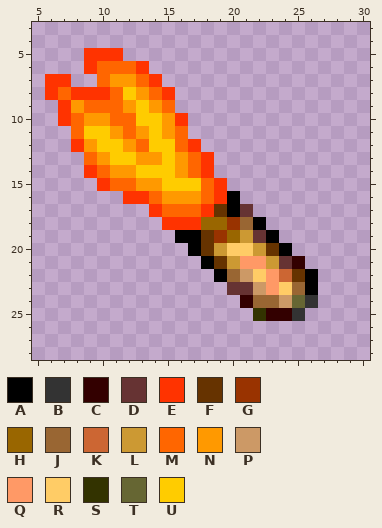
Pixel-art sprite -- img/torch3b.png. Above, as it was before the edit.
The file is 32x32 pixels. Shown: x 5..30, y 3..28. The old version is drawn lined up with the new one.
Palette (. is transparent): A #000000  B #333333  C #330000  D #663333  E #ff3300  F #663300  G #993300  H #996600  J #996633  K #cc6633  L #cc9933  M #ff6600  N #ff9900  P #cc9966  Q #ff9966  R #ffcc66  S #333300  T #666633  U #ffcc00
Pixels before, first column x 6:
 5 ...EEE...............
 6 ...EMMME.............
 7 EE..MNNME............
 8 EMEEEMUNME...........
 9 .ENMMMNUNM...........
10 .EMNNMMUUNE..........
11 ..MUUNMNUNM..........
12 ..ENUUNMUUME.........
13 ...MNUUNNUNME........
14 ...EMNNUUUNME........
15 ....EMMNNUUUME.......
16 ......EEMNNNMEA......
17 ........EMMMEFAD.....
18 .........EEEHHGJA....
19 ..........AAFGHLDA...
20 ...........AFLRRLFA..
21 ............AFLQQLDC.
22 .............AJPRQKFA
23 ..............DDPQRJA
24 ...............CJJPTB
25 ................SCCB.
After:
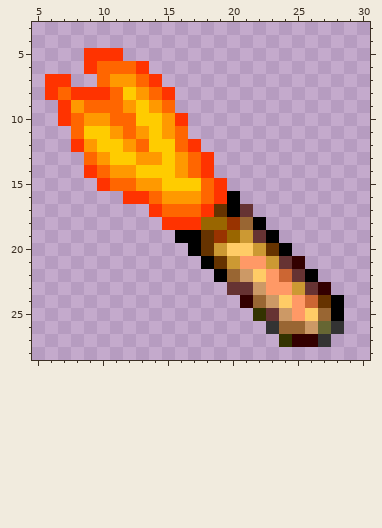
Edits made:
whole drawing moved by -2,-2 (the old picture is shown already moved)
Changed rows in their new state; - is an unchanged pixel.
first column x 23:
22 --D---
23 -QLDC-
24 PRQKFA
25 DPQRJA
26 BJJPTB
27 -SCCB-
Boxes around the changes in both pictures, in picture pixels (x1, y1, x2, y2):
changed: (266, 269, 344, 347)
